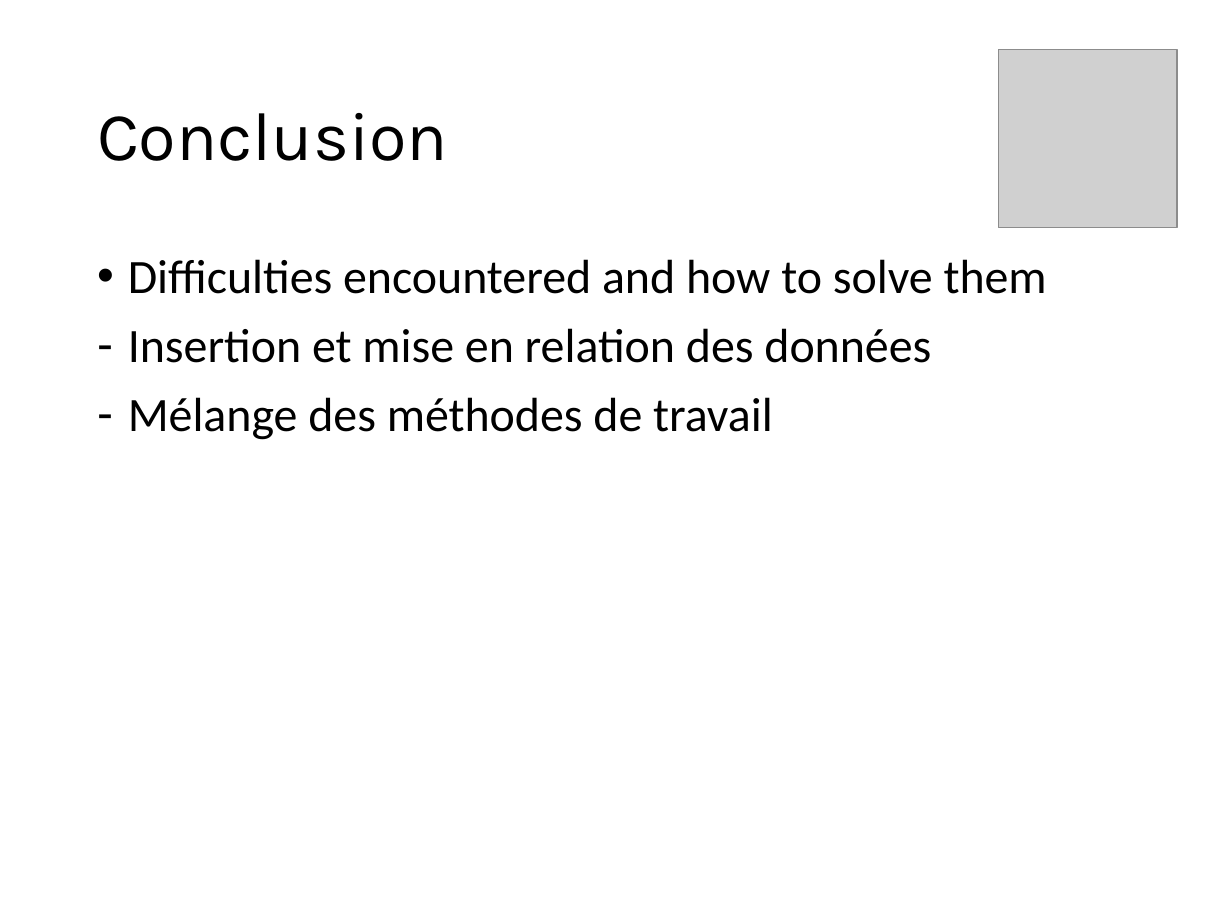
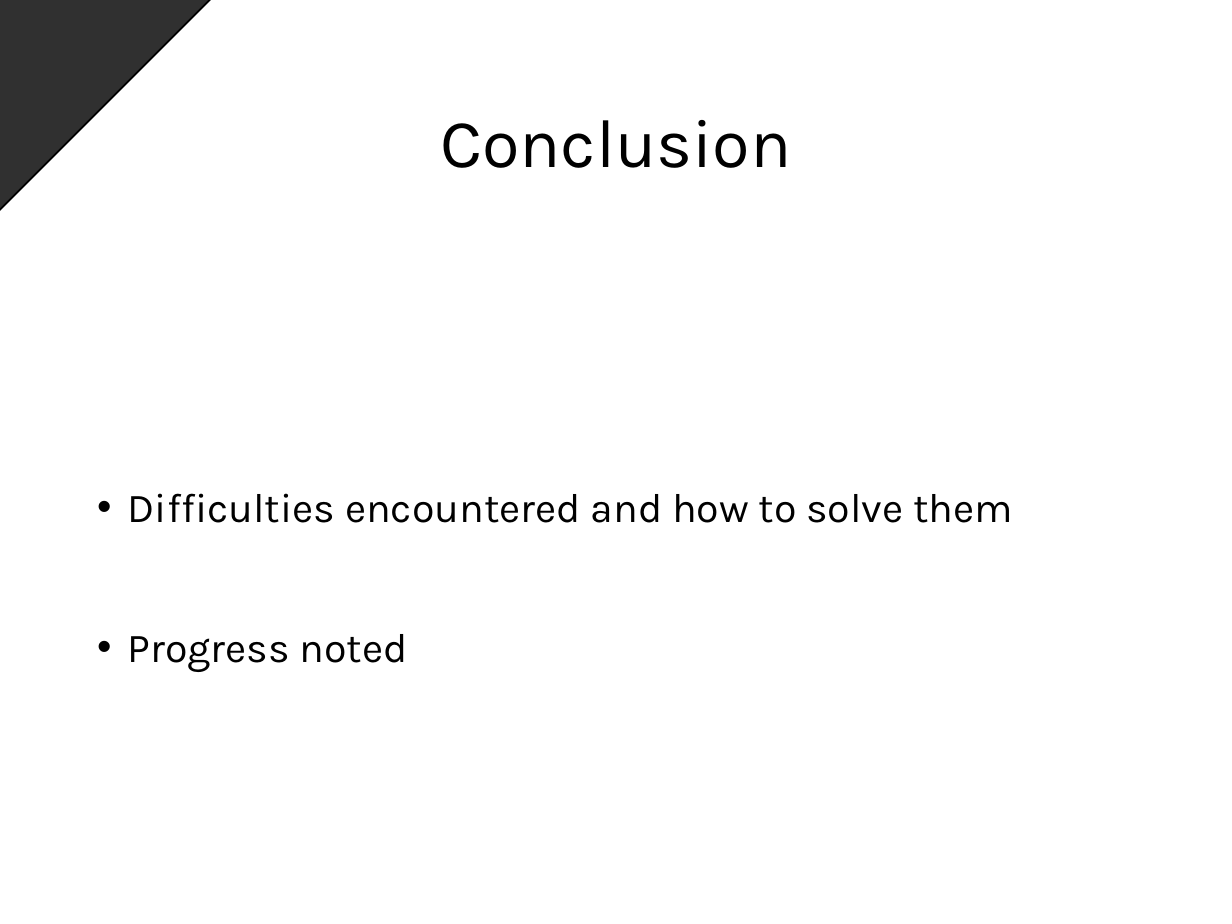
Before and after one commit to karabenemsi/germanfrenchfood, a slide deck: slide 5 of project.pptx (slide 8 before the commit). Drawn at 1232x924 pixels with LibreOffice and Linux fonts; fonts in the diff are those of the drawing; grey boxes stand for pictures; background and template pictures are left out. Boxes give left, top, right and bottom in pixels: in the first picture for what was removed or moved away, otherwise in the second. Text is boxed around its words. In the diff, an @@ line names an element or a change of style, - is before the commit and + after.

Commit message:
Presentation

```diff
--- a/project.pptx
+++ b/project.pptx
@@ rectangle added at <box>0,0,291,280</box>, fill #000000 at 81% opacity, outline #000000 1 pt @@
@@ title "Conclusion": place and size @@
-title "Conclusion" at <box>97,113,448,161</box>
+title "Conclusion" at <box>440,120,791,168</box>
@@ title "Conclusion" at <box>440,120,791,168</box>: alignment left to centre @@
@@ picture removed at <box>998,49,1177,228</box> @@
@@ text "Difficulties encountered and how to ..." at <box>128,493,1013,672</box>: vertical alignment top to middle @@
@@ text at <box>128,493,1013,523</box>: size 28 to 24 pt, font Calibri to Karla in "Difficulties encountered and how to solve them"; line spacing 0.9 to 2.5 @@
@@ text at <box>128,634,408,672</box>: text changed; size 28 to 24 pt; font Calibri to Karla @@
-– Insertion et mise en relation des données
-– Mélange des méthodes de travail
+• Progress noted
```
Also in this commit, not shown: 2 other slides changed, 4 slides added, 8 slides removed, 1 other file.
